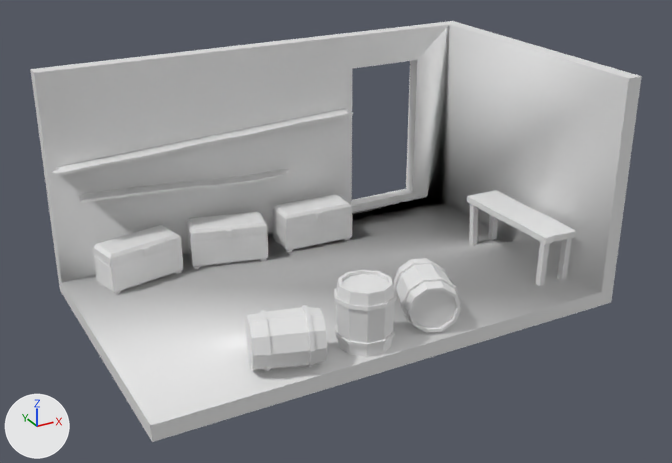
The FBX model graphics/Levels/Level-3.fbx: old version first, new version second.
Rendered twice from a camera (50 mm lens) standing at (-4.5, -19.6, 8.21) and looking at (3.2, -5.59, 1.2). The lights are fixed; the arrows at lower left show +X, +Y and +Z. The first picture is the older version. Where no turn or scale is listed for an object, it has been applied to the vertices.

In view in the first picture: 'Barell', 'Barell.001', 'Barell.002', 'Chest', 'Chest.001', 'Chest.002', 'Interior', 'Shelf.001', 'Shelf.002', 'Shelf.003', 'Shelf.004', 'Shelf.006', 'Table'.
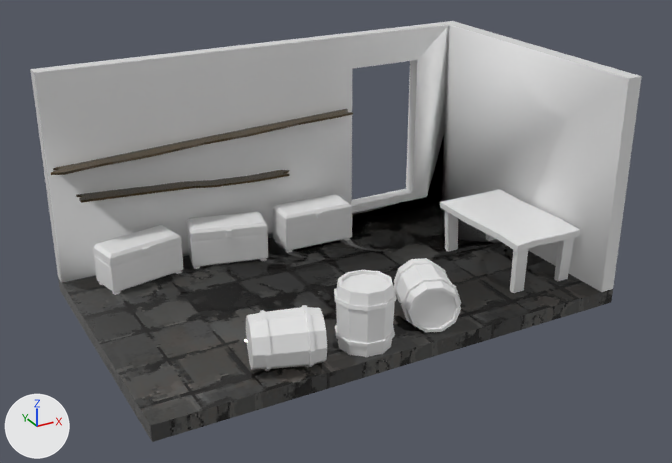
Commit message: Levels 1-5 with Principle BSDF

Location of each change, [x1, y1, x2, y2] in pixels of the pictures (672 x 463 px):
'Interior', surface changed (white to grey): [37, 21, 613, 442] in both
'Table', moved, rescaled (28% wider, 8% taller): before [467, 190, 576, 286]; after [440, 189, 580, 293]
'Shelf.002', recoloured (white to brown): [51, 146, 174, 175] in both
'Shelf.006', recoloured (darker): [76, 181, 194, 203] in both
'Shelf.003', recoloured (white to brown): [162, 126, 272, 152] in both
'Shelf.004', recoloured (darker): [185, 170, 290, 188] in both
'Shelf.001', recoloured (white to brown): [262, 109, 353, 131] in both

The change, as a list of edits to the scene's bpy script:
```text
Add img_tabl1epix_png:
    img_tabl1epix_png = load_image('tabl1epix.png', '../tabl1epix.png', 256, 256, 'sRGB')
Add img_floortextred_png:
    img_floortextred_png = load_image('floortextred.png', '../модели/Assets/floortextred.png', 256, 256, 'sRGB')
Change mat_brick_floor_green:
    remove mat_brick_floor_green.base_color = (0.8, 0.8, 0.8)  # white #e7e7e7
    add mat_brick_floor_green.texture = img_floortextred_png
    mat_brick_floor_green.roughness: 0.4 -> 0.0
Add mat_table_2:
    mat_table_2 = principled_material('table-2')
    mat_table_2.texture = img_tabl1epix_png
    mat_table_2.roughness = 0.0
Change me_cube_008:
    where me_cube_008.from_pydata(...)  # 32 vertices, 30 faces; spans x -0.98..1.1, y -0.21..0.48, z -0.05..0.14
    remove me_cube_008.materials.append(mat_table)  # white #e7e7e7
    add me_cube_008.materials.append(mat_table_2)  # picture img_tabl1epix_png
Change me_cube_004:
    where me_cube_004.from_pydata(...)  # 32 vertices, 30 faces; spans x -0.98..1.1, y -0.21..0.48, z -0.05..0.05
    remove me_cube_004.materials.append(mat_table)  # white #e7e7e7
    add me_cube_004.materials.append(mat_table_2)  # picture img_tabl1epix_png
Change me_cube_007:
    where me_cube_007.from_pydata(...)  # 32 vertices, 30 faces; spans x -0.98..1.1, y -0.21..0.48, z -0.05..0.05
    remove me_cube_007.materials.append(mat_table)  # white #e7e7e7
    add me_cube_007.materials.append(mat_table_2)  # picture img_tabl1epix_png
Change me_cube_010:
    where me_cube_010.from_pydata(...)  # 32 vertices, 30 faces; spans x -0.99..1.1, y -0.2..0.48, z -0.05..0.05
    remove me_cube_010.materials.append(mat_table)  # white #e7e7e7
    add me_cube_010.materials.append(mat_table_2)  # picture img_tabl1epix_png
Change me_cube_005:
    where me_cube_005.from_pydata(...)  # 32 vertices, 30 faces; spans x -0.78..1.1, y -0.2..0.48, z -0.05..0.05
    remove me_cube_005.materials.append(mat_table)  # white #e7e7e7
    add me_cube_005.materials.append(mat_table_2)  # picture img_tabl1epix_png
Change ob_table:
    ob_table.location: (7.24, -6.21, -0.04) -> (7.12, -6.21, -0.04)
    ob_table.scale: (1.25, 1.25, 1.25) -> (1.25, 2.55, 1.25)
```
